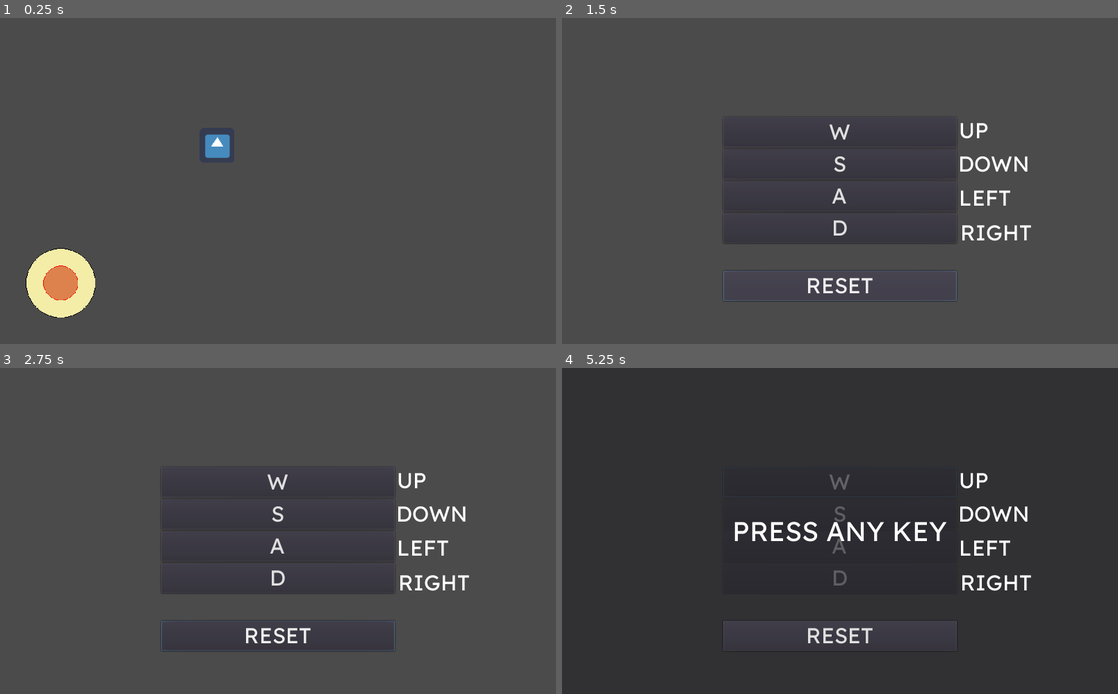
Above: before the commit, frames 1-4 (two rows, left to right).
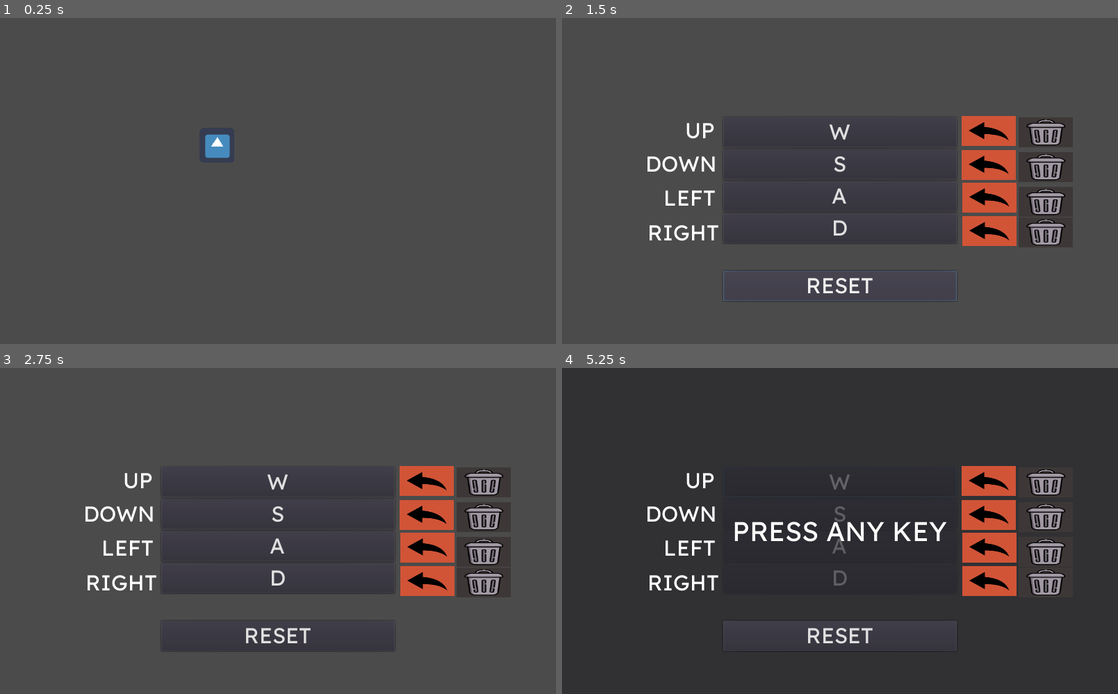
Above: after the commit, the same moments.

Repository: MarcoPaoletta/Line2D-JSON-InputRemapping-Joystick
Game: Godot game, scene res://rsc/scenes/main.tscn
Two runs of this game, one before a commit and one after it. Both use one fixed random seed, a clock stepped at 60 frames per second and the inputs below. The engine's default icon, where the game draws it, is replaced by a stand-in: a white triangle on a blue panel in a dark square.
Inputs (mouse positions are in pixels of both pictures, inside the frame that each line leads up to):
- Up to frame 1 (0.25 s): no input
- Up to frame 2 (1.5 s): tap Enter at 0.5 s; move the mouse to (962, 164) at 0.52 s; tap Tab (tab) at 0.6 s; click (962, 164) at 0.67 s; click "RESET" at 1.25 s
- Up to frame 3 (2.75 s): click (428, 482) at 2.02 s
- Up to frame 4 (5.25 s): click (990, 514) at 2.77 s; click (990, 547) at 3.52 s; click (990, 579) at 4.27 s; click "W" at 5 s

The runs differ from the first frame. In frame 1, 2.1% of the frame differs, in the area x 4-18%, y 70-92%; in frame 2, 6.1%; in frame 3, 6.2%, in the area x 15-91%, y 30-87%; in frame 4, 6.0%.

Commit message:
Second version

Diff:
--- a/rsc/scenes/changer.tscn
+++ b/rsc/scenes/changer.tscn
@@ -1,7 +1,9 @@
-[gd_scene load_steps=6 format=2]
+[gd_scene load_steps=8 format=2]
 
 [ext_resource path="res://rsc/scripts/changer.gd" type="Script" id=1]
 [ext_resource path="res://assets/ReadexPro-VariableFont_wght.ttf" type="DynamicFontData" id=2]
+[ext_resource path="res://assets/buttons/go_back.png" type="Texture" id=3]
+[ext_resource path="res://assets/buttons/unsign.png" type="Texture" id=4]
 
 [sub_resource type="DynamicFont" id=1]
 size = 40
@@ -91,7 +93,7 @@
 custom_fonts/font = SubResource( 2 )
 text = "PRESS ANY KEY"
 
-[node name="reset_button" type="Button" parent="."]
+[node name="reset_button" type="Button" parent="." groups=["reset"]]
 margin_left = 297.0
 margin_top = 465.0
 margin_right = 727.0
@@ -104,9 +106,9 @@
 }
 
 [node name="right" type="Label" parent="."]
-margin_left = 734.0
+margin_left = 158.0
 margin_top = 370.0
-margin_right = 865.0
+margin_right = 289.0
 margin_bottom = 420.0
 custom_fonts/font = SubResource( 3 )
 text = "RIGHT"
@@ -115,17 +117,17 @@
 }
 
 [node name="left" type="Label" parent="."]
-margin_left = 731.0
+margin_left = 187.0
 margin_top = 306.0
-margin_right = 827.0
+margin_right = 283.0
 margin_bottom = 356.0
 custom_fonts/font = SubResource( 3 )
 text = "LEFT"
 
 [node name="down" type="Label" parent="."]
-margin_left = 729.0
+margin_left = 153.0
 margin_top = 243.0
-margin_right = 862.0
+margin_right = 286.0
 margin_bottom = 293.0
 custom_fonts/font = SubResource( 3 )
 text = "DOWN"
@@ -134,12 +136,85 @@
 }
 
 [node name="up" type="Label" parent="."]
-margin_left = 731.0
+margin_left = 227.0
 margin_top = 182.0
-margin_right = 786.0
+margin_right = 282.0
 margin_bottom = 232.0
 custom_fonts/font = SubResource( 3 )
 text = "UP"
+__meta__ = {
+"_edit_use_anchors_": false
+}
+
+[node name="reset_up" type="TextureButton" parent="." groups=["reset"]]
+margin_left = 736.0
+margin_top = 181.0
+margin_right = 836.0
+margin_bottom = 236.0
+texture_normal = ExtResource( 3 )
+expand = true
+__meta__ = {
+"_edit_use_anchors_": false
+}
+
+[node name="reset_down" type="TextureButton" parent="." groups=["reset"]]
+margin_left = 736.0
+margin_top = 243.0
+margin_right = 836.0
+margin_bottom = 298.0
+texture_normal = ExtResource( 3 )
+expand = true
+
+[node name="reset_left" type="TextureButton" parent="." groups=["reset"]]
+margin_left = 737.0
+margin_top = 303.0
+margin_right = 837.0
+margin_bottom = 358.0
+texture_normal = ExtResource( 3 )
+expand = true
+
+[node name="reset_right" type="TextureButton" parent="." groups=["reset"]]
+margin_left = 737.0
+margin_top = 365.0
+margin_right = 837.0
+margin_bottom = 420.0
+texture_normal = ExtResource( 3 )
+expand = true
+
+[node name="delete_up" type="TextureButton" parent="."]
+margin_left = 841.0
+margin_top = 183.0
+margin_right = 941.0
+margin_bottom = 238.0
+texture_normal = ExtResource( 4 )
+expand = true
+__meta__ = {
+"_edit_use_anchors_": false
+}
+
+[node name="delete_down" type="TextureButton" parent="."]
+margin_left = 841.0
+margin_top = 247.0
+margin_right = 941.0
+margin_bottom = 302.0
+texture_normal = ExtResource( 4 )
+expand = true
+
+[node name="delete_left" type="TextureButton" parent="."]
+margin_left = 841.0
+margin_top = 311.0
+margin_right = 941.0
+margin_bottom = 366.0
+texture_normal = ExtResource( 4 )
+expand = true
+
+[node name="delete_right" type="TextureButton" parent="."]
+margin_left = 841.0
+margin_top = 367.0
+margin_right = 941.0
+margin_bottom = 422.0
+texture_normal = ExtResource( 4 )
+expand = true
 __meta__ = {
 "_edit_use_anchors_": false
 }
@@ -149,3 +224,11 @@
 [connection signal="pressed" from="container/left_button" to="." method="_on_left_button_pressed"]
 [connection signal="pressed" from="container/right_button" to="." method="_on_right_button_pressed"]
 [connection signal="pressed" from="reset_button" to="." method="_on_reset_button_pressed"]
+[connection signal="pressed" from="reset_up" to="." method="_on_reset_up_pressed"]
+[connection signal="pressed" from="reset_down" to="." method="_on_reset_down_pressed"]
+[connection signal="pressed" from="reset_left" to="." method="_on_reset_left_pressed"]
+[connection signal="pressed" from="reset_right" to="." method="_on_reset_right_pressed"]
+[connection signal="pressed" from="delete_up" to="." method="_on_delete_up_pressed"]
+[connection signal="pressed" from="delete_down" to="." method="_on_delete_down_pressed"]
+[connection signal="pressed" from="delete_left" to="." method="_on_delete_left_pressed"]
+[connection signal="pressed" from="delete_right" to="." method="_on_delete_right_pressed"]
--- a/rsc/scenes/main.tscn
+++ b/rsc/scenes/main.tscn
@@ -20,3 +20,5 @@
 
 [connection signal="nodes_hide" from="changer" to="player" method="_on_nodes_hide"]
 [connection signal="nodes_show" from="changer" to="player" method="_on_nodes_show"]
+
+[editable path="player/joystick_layer"]
--- a/rsc/scenes/player.tscn
+++ b/rsc/scenes/player.tscn
@@ -10,6 +10,9 @@
 
 [node name="player" type="KinematicBody2D"]
 script = ExtResource( 1 )
+__meta__ = {
+"_edit_group_": true
+}
 
 [node name="sprite" type="Sprite" parent="."]
 texture = ExtResource( 2 )
--- a/rsc/scripts/changer.gd
+++ b/rsc/scripts/changer.gd
@@ -7,18 +7,21 @@
 var show: bool = false # self
 var show_panel: bool = false # show or not panel deppending on buttons
 
-var button: Node # control which button is pressed and change its text
+var button: Node # control which button is pressed
 
-var scancode: int # store the scancode of the event
+var scancode  # store the scancode of the event
+
+var not_assigned: String = "NOT ASSIGNED"
 
 func _process(_delta: float) -> void:
 	self_visibility()
 	panel_visibility()
 	check_buttons_pressed()
+	update_buttons_text("right")
+	update_buttons_text("left")
+	update_buttons_text("down")
+	update_buttons_text("up")
 	g.save_data()
-
-func _ready() -> void:
-	update_buttons_text()
 
 func self_visibility() -> void:
 	if Input.is_action_just_pressed("tab"):
@@ -45,32 +48,35 @@
 		if buttons.pressed == true:
 			show_panel = true
 
-func input_keys(direction) -> void:
+func _input(event: InputEvent) -> void:
+	if show_panel and event is InputEventKey:
+		if event.scancode == OS.find_scancode_from_string(button.text): # pressing the same key
+			scancode = event.scancode
+
+		elif event.scancode in g.game["keys"].values(): # the key is already registered
+			button.text = not_assigned
+			scancode = null
+
+		elif not event.scancode in g.game["keys"].values(): # key remapped
+			button.text = OS.get_scancode_string(event.scancode)
+			scancode = event.scancode
+
+		set_key("right")
+		set_key("left")
+		set_key("down")
+		set_key("up")
+		show_panel = false
+
+func set_key(direction) -> void:
 	if button == get_node("container/" + direction + "_button"):
 		g.game["keys"][direction] = scancode
 
-func _input(event: InputEvent) -> void:
-	if show_panel and event is InputEventKey:
-		button.text = OS.get_scancode_string(event.scancode)
-		scancode = event.scancode
-		show_panel = false
-		input_keys("right")
-		input_keys("left")
-		input_keys("down")
-		input_keys("up")
-
 # buttons pressed: signals and funcs
-func reset_keys() -> void:
-	g.game["keys"]["right"] = 68
-	g.game["keys"]["left"] = 65
-	g.game["keys"]["down"] = 83
-	g.game["keys"]["up"] = 87
-
-func update_buttons_text() -> void:
-	$container/right_button.text = OS.get_scancode_string(g.game["keys"]["right"])
-	$container/left_button.text = OS.get_scancode_string(g.game["keys"]["left"])
-	$container/down_button.text = OS.get_scancode_string(g.game["keys"]["down"])
-	$container/up_button.text = OS.get_scancode_string(g.game["keys"]["up"])
+func update_buttons_text(direction):
+	if g.game["keys"][direction] != null:
+		get_node("container/" + direction + "_button").text = OS.get_scancode_string(g.game["keys"][direction])
+	else:
+		get_node("container/" + direction + "_button").text = not_assigned
 
 func _on_right_button_pressed() -> void:
 	button = $container/right_button
@@ -85,5 +91,36 @@
 	button = $container/up_button
 
 func _on_reset_button_pressed() -> void:
-	reset_keys()
-	update_buttons_text()
+	g.game["keys"]["right"] = 68
+	g.game["keys"]["left"] = 65
+	g.game["keys"]["down"] = 83
+	g.game["keys"]["up"] = 87
+
+func _on_reset_up_pressed():
+	g.game["keys"]["up"] = 87
+
+func _on_reset_down_pressed():
+	g.game["keys"]["down"] = 83
+
+func _on_reset_left_pressed():
+	g.game["keys"]["left"] = 65
+
+func _on_reset_right_pressed():
+	g.game["keys"]["right"] = 68
+
+func delete_key(direction):
+	button = get_node("container/" + direction + "_button")
+	button.text = not_assigned
+	g.game["keys"][direction] = null
+
+func _on_delete_up_pressed():
+	delete_key("up")
+
+func _on_delete_down_pressed():
+	delete_key("down")
+
+func _on_delete_left_pressed():
+	delete_key("left")
+
+func _on_delete_right_pressed():
+	delete_key("right")
--- a/rsc/scripts/global.gd
+++ b/rsc/scripts/global.gd
@@ -6,10 +6,10 @@
 var game: Dictionary = {
 
 	"keys": {
-		"right": 68,
+		"up": 87,
+		"down": 83,
 		"left": 65,
-		"down": 83,
-		"up": 87
+		"right": 68
 	},
 
 	"background_color": {
--- a/rsc/scripts/joystick.gd
+++ b/rsc/scripts/joystick.gd
@@ -8,6 +8,15 @@
 var return_accel = 20
 
 var threshold = 10
+
+func _ready():
+	check_os()
+
+func check_os():
+	if OS.get_name() == "Android":
+		get_parent().show()
+	else:
+		get_parent().queue_free()
 
 func _process(delta):
 	if ongoing_drag == -1:
--- a/rsc/scripts/player.gd
+++ b/rsc/scripts/player.gd
@@ -10,24 +10,33 @@
 func move(X):
 	if g.move:
 		movement = Vector2.ZERO
-		if Input.is_key_pressed(g.game["keys"]["right"]):
+		if g.game["keys"]["right"] != null and Input.is_key_pressed(g.game["keys"]["right"]):
 			movement.x += 1
-		if Input.is_key_pressed(g.game["keys"]["left"]):
+		if g.game["keys"]["left"] != null and Input.is_key_pressed(g.game["keys"]["left"]):
 			movement.x -= 1
-		if Input.is_key_pressed(g.game["keys"]["down"]):
+		if g.game["keys"]["down"] != null and Input.is_key_pressed(g.game["keys"]["down"]):
 			movement.y += 1
-		if Input.is_key_pressed(g.game["keys"]["up"]):
+		if g.game["keys"]["up"] != null and Input.is_key_pressed(g.game["keys"]["up"]):
 			movement.y -= 1
 
 		if movement.length() > 0:
 			movement = movement.normalized() * velocity
 
+		if OS.get_name() == "Android":
+			move_and_slide(joystick.get_value() * velocity)
+
 		position += movement * X
-		move_and_slide(joystick.get_value() * velocity)
 		movement.x = lerp(movement.x,0,0.2)
+
+func borders():
+	if position.x >= get_viewport().size.x or position.x <= 0:
+		center_position()
+	if position.y >= get_viewport().size.y or position.y <= 0:
+		center_position()
 
 func _process(delta: float) -> void:
 	move(delta)
+	borders()
 
 func center_position() -> void:
 	position = window / 2
--- a/rsc/scripts/player_trail.gd
+++ b/rsc/scripts/player_trail.gd
@@ -1,7 +1,7 @@
 extends Line2D
 
 var point
-var lenght: int = 250
+var lenght: int = 20
 
 func _ready() -> void:
 	OS.center_window()
Binary file added: assets/buttons/go_back.png
Not shown, added: assets/buttons/go_back.png.import
Binary file added: assets/buttons/unsign.png
Not shown, added: assets/buttons/unsign.png.import
Not shown, changed: export_presets.cfg
Not shown, added: README.md
